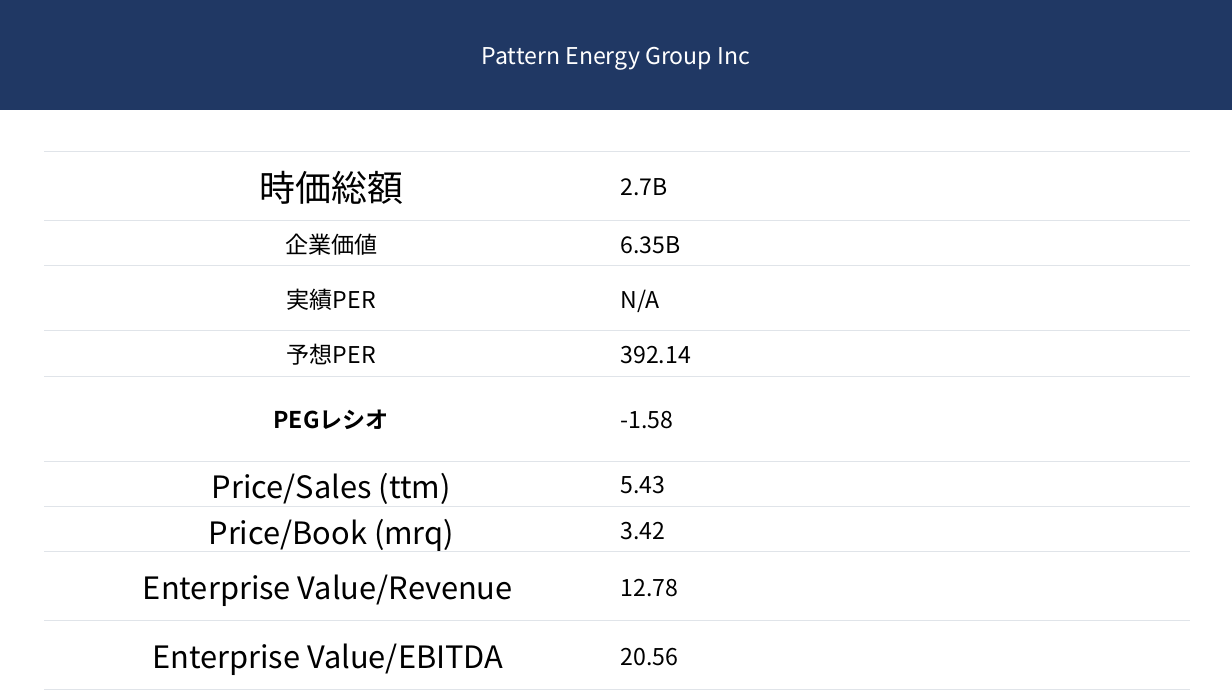
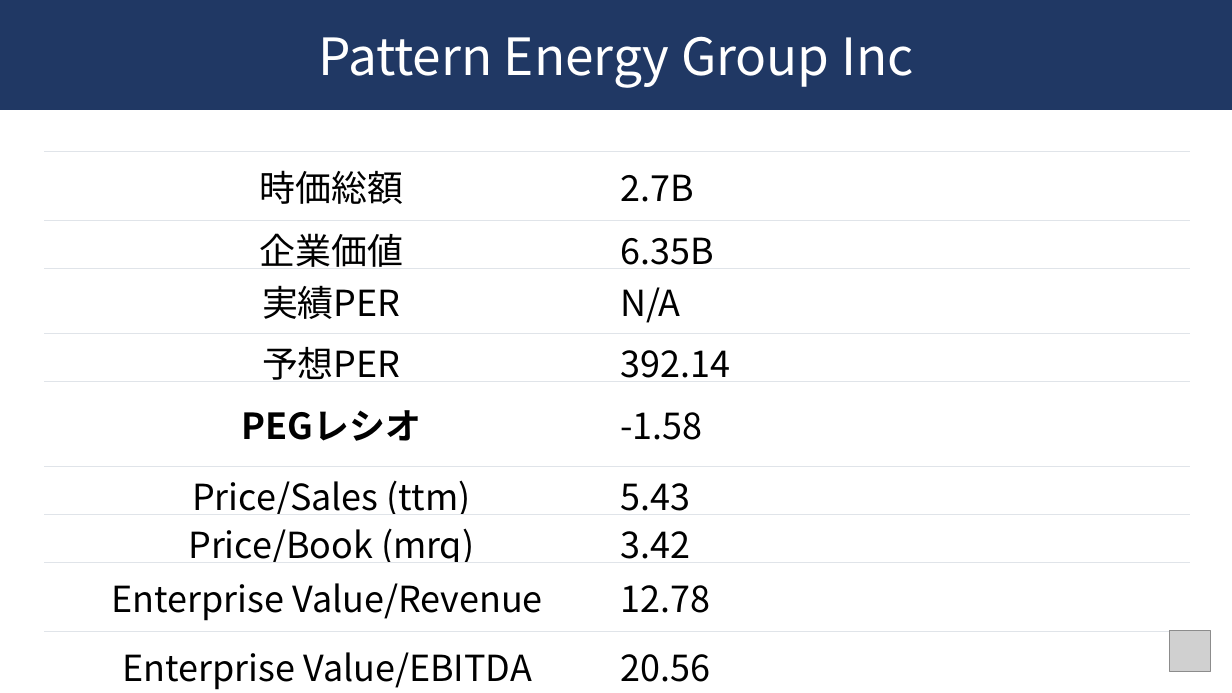
Before and after one commit to aocory/kabuvue, a slide deck: slide 5 of pptx/PEGI.pptx (slide 3 before the commit). Drawn at 1232x693 pixels with LibreOffice and Linux fonts; fonts in the diff are those of the drawing; grey boxes stand for pictures. Boxes give left, top, right and bottom in pixels: in the first picture for what was removed or moved away, otherwise in the second. Text is boxed around its words. In the diff, an @@ line names an element or a change of style, - is before the commit and + after.

```diff
--- a/pptx/PEGI.pptx
+++ b/pptx/PEGI.pptx
@@ rectangle "Pattern Energy Group Inc" at box(0, 0, 1232, 110): size 18 to 40 pt @@
@@ table at box(44, 152, 1190, 693) @@
@@ size 18 to 28 pt in "2.7B", "企業価値", "6.35B", "実績PER" and 9 more places @@
@@ size 24 to 28 pt in "Price/Sales (ttm)", "Price/Book (mrq)", "Enterprise Value/Revenue", "Enterprise Value/EBITDA" @@
@@ picture added at box(1169, 630, 1210, 671) @@
```
Also in this commit, not shown: 7 other slides changed, 2 slides added, 4 other files.
